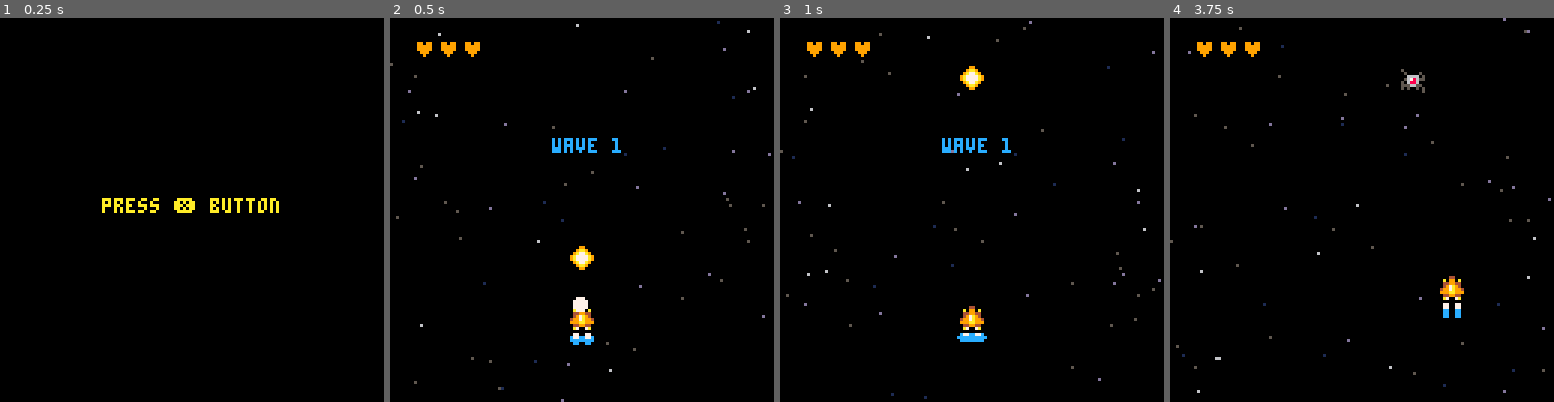
Above: before the commit, frames 1-4 (left to right).
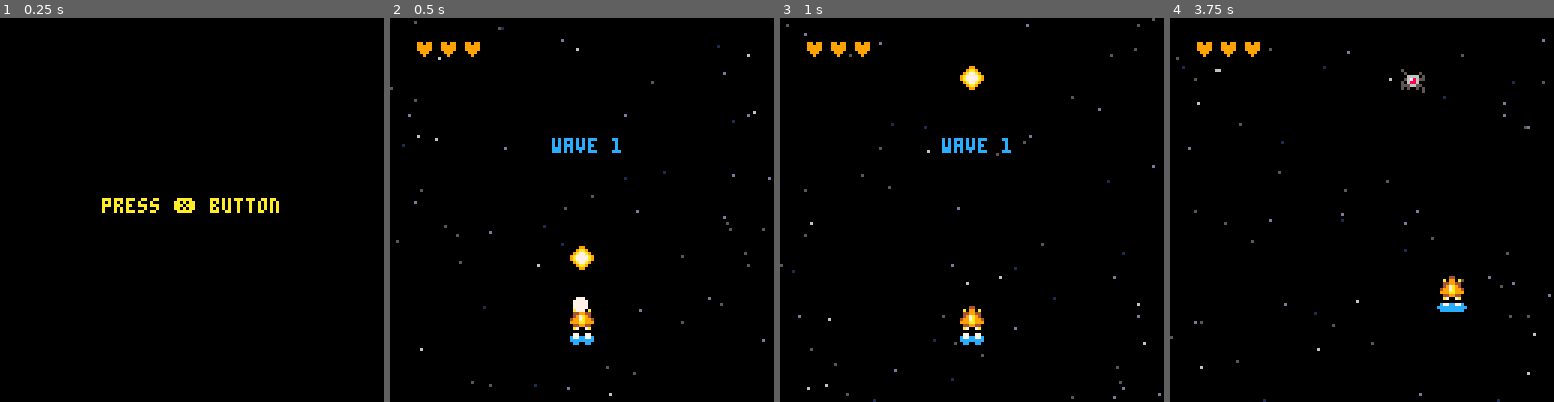
Above: after the commit, the same moments.

Repository: arturopsolis/naves
Game: PICO-8 cartridge naves.p8
Two runs of this game, one before a commit and one after it. Both use one fixed random seed, a clock stepped at 60 frames per second and the inputs below.
Inputs:
- Up to frame 1 (0.25 s): no input
- Up to frame 2 (0.5 s): tap X (X key) at 0.33 s
- Up to frame 3 (1 s): tap O (Z key) at 0.7 s
- Up to frame 4 (3.75 s): tap X (X key) at 1.07, 1.85, 2.97 s; hold Right 1.6-2.1 s; tap O (Z key) every 0.4 s from 1.7 to 3.7 s; hold Up 2.15-2.42 s; hold Right 2.47-3.03 s; hold Left 3.08-3.58 s; hold Down from 3.63 s (still down)

Frame 1 is identical in both runs. In frame 2, 0.7% of the frame differs, in the area x 0-100%, y 0-100%; in frame 3, 0.8%; in frame 4, 0.9%.

Commit message:
stars extra speed when wave scene

Diff:
--- a/game/game.lua
+++ b/game/game.lua
@@ -1,4 +1,5 @@
 function init_game()
+    starExtraSpeed = 0
 end
 
 function update_game()
--- a/game/update_functions.lua
+++ b/game/update_functions.lua
@@ -117,15 +117,15 @@
             new_enemy.live = 2
             new_enemy.speed = 1
         elseif type == 2 then
-            new_enemy.sprites = { 52, 53, 54, 55 }
+            new_enemy.sprites = { 120, 121, 122, 123 }
             new_enemy.live = 3
             new_enemy.speed = 1
         elseif type == 3 then
-            new_enemy.sprites = { 120, 121, 122, 123 }
+            new_enemy.sprites = { 80, 81 }
             new_enemy.live = 4
             new_enemy.speed = 1
         elseif type == 4 then
-            new_enemy.sprites = { 80, 81 }
+            new_enemy.sprites = { 72, 73, 74, 75 }
             new_enemy.live = 8
             new_enemy.speed = 1
         elseif type == 5 then
@@ -143,7 +143,7 @@
 end
 
 function animate_flame()
-    p.flamespr += 1
+    p.flamespr = p.flamespr + .7
     if p.flamespr >= 9 then
         p.flamespr = 5
     end
@@ -261,7 +261,7 @@
 function animate_stars()
     for i = 1, #stars do
         local star = stars[i]
-        star.y = star.y + star.speed
+        star.y = star.y + star.speed + starExtraSpeed
         if star.y > 128 then
             star.y = star.y - 128
         end
--- a/main.lua
+++ b/main.lua
@@ -21,6 +21,7 @@
     particules = {}
     shwaves = {}
     stars = {}
+    starExtraSpeed = 0
 
     generate_stars()
 
--- a/wave/wave.lua
+++ b/wave/wave.lua
@@ -1,5 +1,6 @@
 function init_wave()
     init_game()
+    starExtraSpeed = 2
 end
 
 function update_wave()
@@ -21,22 +22,19 @@
         spawn_enemies(3, 1)
     end
     if wave == 2 then
-        spawn_enemies(1, 5)
-        spawn_enemies(3, 1)
-        spawn_enemies(3, 2)
+        spawn_enemies(2, 1)
+        spawn_enemies(4, 2)
     end
     if wave == 3 then
-        spawn_enemies(1, 5)
-        spawn_enemies(2, 2)
-        spawn_enemies(2, 3)
-        spawn_enemies(3, 4)
+        spawn_enemies(2, 1)
+        spawn_enemies(3, 2)
+        spawn_enemies(3, 3)
     end
     if wave == 4 then
         spawn_enemies(2, 1)
-        spawn_enemies(4, 2)
-        spawn_enemies(4, 3)
+        spawn_enemies(3, 2)
+        spawn_enemies(3, 3)
         spawn_enemies(4, 4)
-        spawn_enemies(1, 5)
     end
     if wave == 5 then
         spawn_enemies(6, 5)
